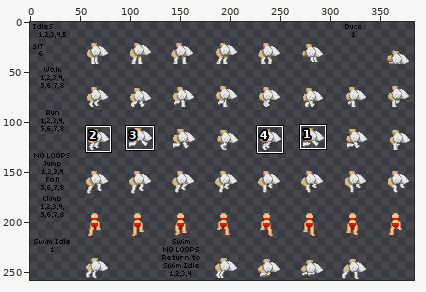
Sprite sheet, stored at humanoid/fenerox/femalebody.png. The first picture is a wide view before the edit; the outline marks the close-up.
Close-up. Earlier state:
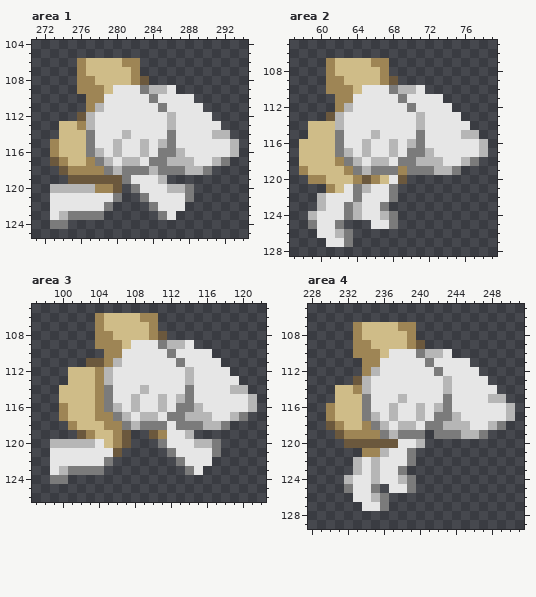
The file is 387x258 pixels. Shown: area 1: x 271..294, y 104..125; area 2: x 57..79, y 105..128; area 3: x 97..122, y 105..126; area 4: x 228..251, y 105..129. The wide view leaves out empty margins. The commit also changed other parts of the picture, which this record leaves out.
After the commit:
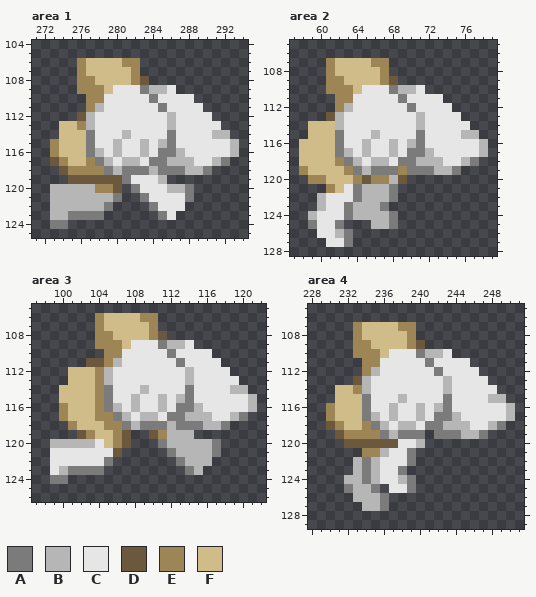
Palette (. is transparent): A #7b7b7b  B #b6b6b6  C #e6e6e6  D #6b583d  E #9e8555  F #cfbc88
The exact change:
Changed rows in their new state; - is an unchanged pixel.
Area 1:
first column x 273:
121 BBBBBBB
122 BBBBBB-
123 B------
Area 2:
first column x 65:
120 --EB
121 -BB-
122 BBB-
123 BB--
124 BB--
125 -BB-
Area 3:
first column x 112:
118 B----
119 BB---
120 BBB--
121 -BBBB
122 --BBB
123 ---B-
Area 4:
first column x 233:
122 -A-
123 -A-
124 BA-
125 BB-
126 BB-
127 -BB
Boxes around the changes in both close-ups, in picture pixels (x1, y1, x2, y2):
changed: (50, 193, 113, 220)
changed: (362, 175, 398, 229)
changed: (167, 421, 212, 475)
changed: (353, 457, 380, 511)
